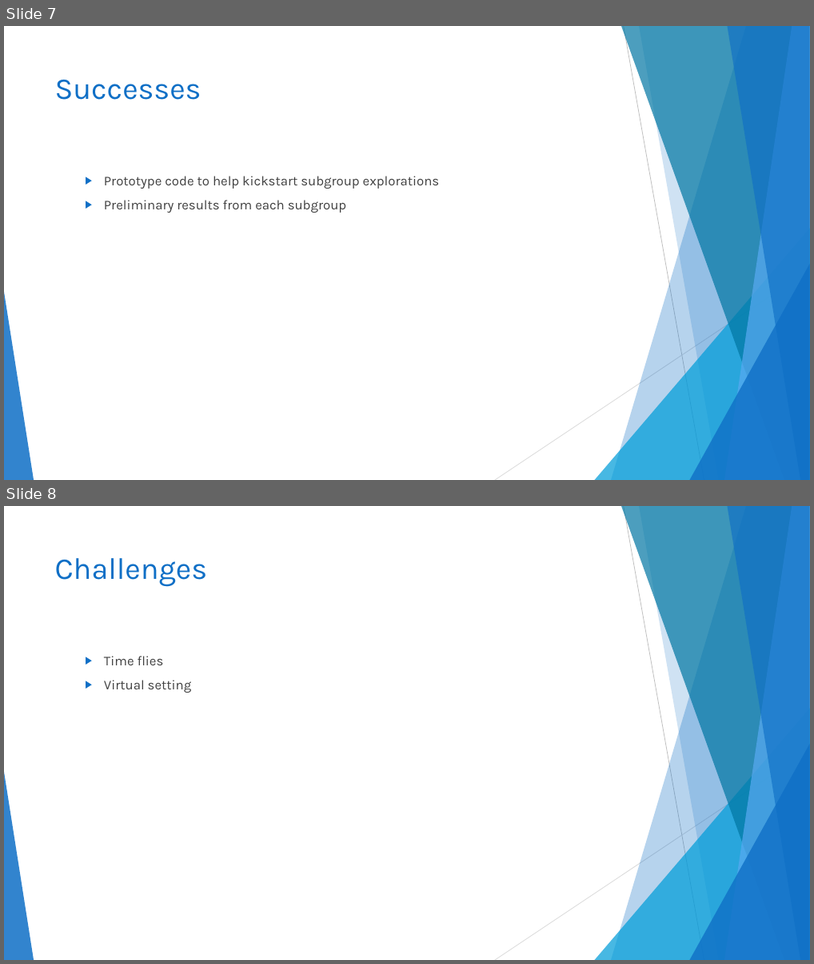
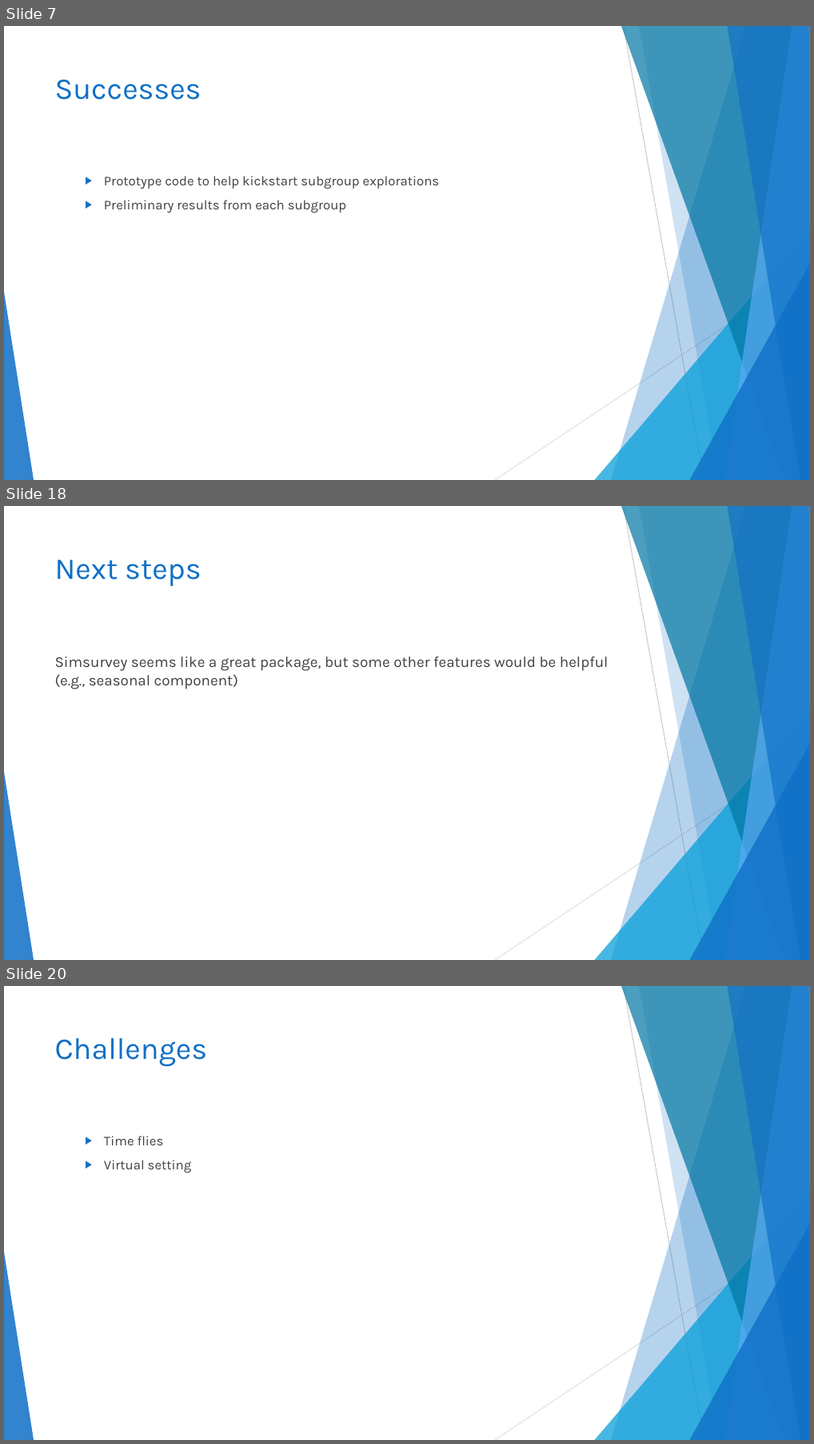
Before and after one commit to TESA-workshops/sim-geostat-survey, a slide deck: report/sim-geostat-survey-report.pptx. Shown one above the other, each under a label of ours: slides 7 and 8 before the commit, slides 7, 18 and 20 after it; the slides between them are not shown. The pictures are 814x964 and 814x1444 pixels, drawn with LibreOffice and Linux fonts; fonts in the diff are those of the drawing. Boxes give left, top, right and bottom in pixels: in the first picture for what was removed or moved away, otherwise in the second. Text is boxed around its words. In the diff, an @@ line names an element or a change of style, - is before the commit and + after.

```diff
--- a/report/sim-geostat-survey-report.pptx
+++ b/report/sim-geostat-survey-report.pptx
@@ slide 18 added at (x1=4, y1=506, x2=810, y2=960), background #FFFFFF; not listed: 10 template elements that a slide beside it also shows @@
@@ title added at (x1=55, y1=560, x2=201, y2=586), 36 pt, text #0F6FC6 @@
+Next steps
@@ text added at (x1=55, y1=656, x2=609, y2=689), 18 pt, text #404040 @@
+Simsurvey seems like a great package, but some other features would be helpful (e.g., seasonal component)
@@ what was slide 8 is now slide 20 @@
```
Also in this commit, not shown: 1 slide changed, 11 other slides added.
